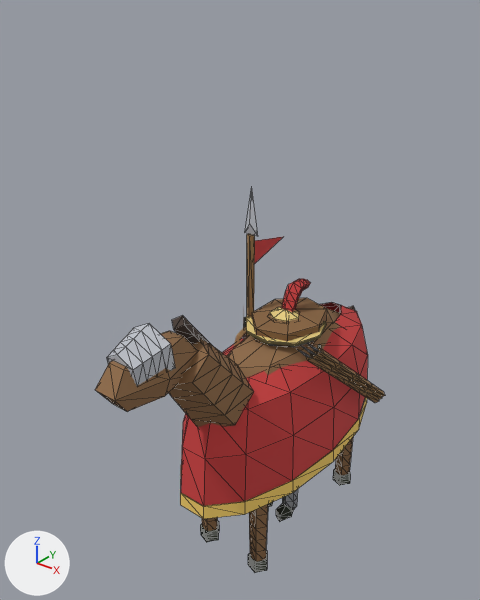
The glTF model assets/models/people.glb, before and after one commit.
Camera for both pictures: a 50 mm lens placed at (2.42, -3.56, 4.01), pointed at (-0.23, -0.24, 1.95). The axes (+X, +Y, +Z) are drawn at lower left. The lights are the same throughout. The first picture is the older version. Mesh edges are drawn as thin lines on the coarser meshes.

Names of what the first picture shows: 'Knight_ArmR', 'Villager_Body', 'Warhorse_Body', 'Warhorse_LegFL' and 6 more.
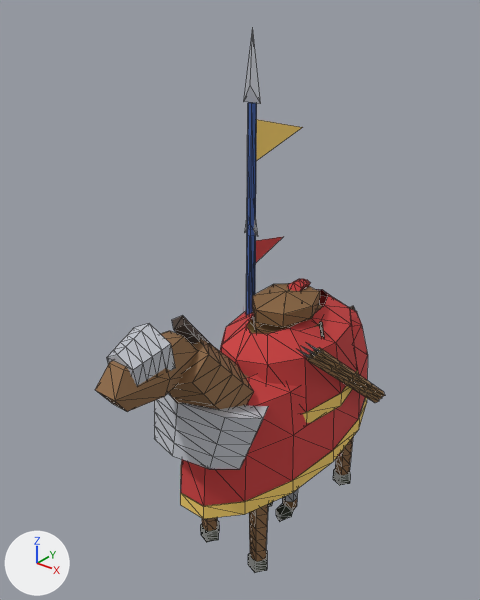
Where the change shows, as pixel boxes (x1, y1, x2, y2) in the pictures (480 x 600 px):
'Tack_Body', added
    after: (154, 283, 358, 469)
    faces in mat_people_red: (220, 289, 357, 413)
    faces in mat_people_steel: (154, 393, 268, 469)
    faces in mat_people_brown: (252, 283, 320, 327)
    faces in mat_people_gold: (302, 367, 358, 423)
'Commander_ArmR', added
    after: (244, 30, 303, 315)
    faces in mat_people_navy: (246, 102, 257, 315)
    faces in mat_people_gold: (256, 119, 303, 161)
    faces in mat_people_steel: (244, 30, 261, 104)
'Knight_ArmR', unchanged, covered by the edit
    before: (245, 187, 283, 317)
    after: (245, 216, 283, 262)

Edits to the bpy script that builds the scene:
```text
Add mat_people_navy:
    mat_people_navy = bpy.data.materials.new('People_Navy')
    # nodes: BsdfPrincipled, Mix, OutputMaterial, VertexColor
    # colours: blue #4565ad, mixed with the vertex colours
Add me_tack_body:
    me_tack_body.from_pydata(...)  # 146 vertices, 228 faces; spans x -0.48..0.48, y -1.2..0.76, z 1.11..2.0
    # faces by material slot: [28, 52, 48, 24, 76]
    me_tack_body.materials.append(mat_people_brown)
    me_tack_body.materials.append(mat_people_dark)
    me_tack_body.materials.append(mat_people_red)
    me_tack_body.materials.append(mat_people_gold)
    me_tack_body.materials.append(mat_people_steel)
Add me_commander_armr:
    me_commander_armr.from_pydata(...)  # 148 vertices, 267 faces; spans x -0.12..0.08, y -0.14..0.54, z -1.54..2.31
    # faces by material slot: [20, 57, 30, 160]
    me_commander_armr.materials.append(mat_people_skin)
    me_commander_armr.materials.append(mat_people_gold)
    me_commander_armr.materials.append(mat_people_steel)
    me_commander_armr.materials.append(mat_people_navy)
Add ob_tack_body:
    ob_tack_body = bpy.data.objects.new('Tack_Body', me_tack_body)
    ob_tack_body.location = (0.0, 0.0, 0.0)
Add ob_commander_armr:
    ob_commander_armr = bpy.data.objects.new('Commander_ArmR', me_commander_armr)
    ob_commander_armr.location = (-0.25, 0.0, 1.42)
```
